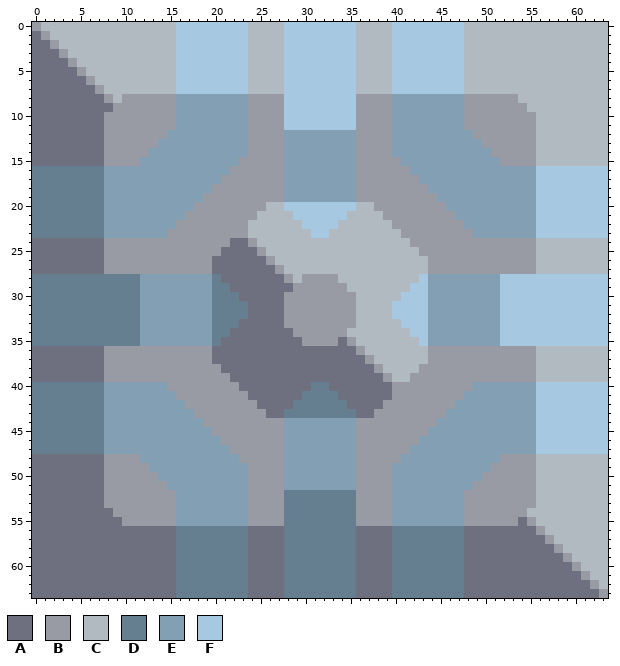
Edited in one commit: pixel-art sprite (sprites/electrium-tower.png). The first picture shows the starting point.
The file is 64x64 pixels.
Palette (. is transparent): A #6e7080  B #989aa4  C #b0bac0  D #657e90  E #839fb4  F #a7c8e1
Pixels before, first column x 0:
 0 BCCCCCCCCCCCCCCCFFFFFFFFCCCCFFFFFFFFCCCCFFFFFFFFCCCCCCCCCCCCCCCC
 1 ABCCCCCCCCCCCCCCFFFFFFFFCCCCFFFFFFFFCCCCFFFFFFFFCCCCCCCCCCCCCCCC
 2 AABCCCCCCCCCCCCCFFFFFFFFCCCCFFFFFFFFCCCCFFFFFFFFCCCCCCCCCCCCCCCC
 3 AAABCCCCCCCCCCCCFFFFFFFFCCCCFFFFFFFFCCCCFFFFFFFFCCCCCCCCCCCCCCCC
 4 AAAABCCCCCCCCCCCFFFFFFFFCCCCFFFFFFFFCCCCFFFFFFFFCCCCCCCCCCCCCCCC
 5 AAAAABCCCCCCCCCCFFFFFFFFCCCCFFFFFFFFCCCCFFFFFFFFCCCCCCCCCCCCCCCC
 6 AAAAAABCCCCCCCCCFFFFFFFFCCCCFFFFFFFFCCCCFFFFFFFFCCCCCCCCCCCCCCCC
 7 AAAAAAABCCCCCCCCFFFFFFFFCCCCFFFFFFFFCCCCFFFFFFFFCCCCCCCCCCCCCCCC
 8 AAAAAAAABCBBBBBBEEEEEEEEBBBBFFFFFFFFBBBBEEEEEEEEBBBBBBCCCCCCCCCC
 9 AAAAAAAAABBBBBBBEEEEEEEEBBBBFFFFFFFFBBBBEEEEEEEEBBBBBBBCCCCCCCCC
10 AAAAAAAABBBBBBBBEEEEEEEEBBBBFFFFFFFFBBBBEEEEEEEEBBBBBBBBCCCCCCCC
11 AAAAAAAABBBBBBBBEEEEEEEEBBBBFFFFFFFFBBBBEEEEEEEEBBBBBBBBCCCCCCCC
12 AAAAAAAABBBBBBBEEEEEEEEEBBBBEEEEEEEEBBBBEEEEEEEEEBBBBBBBCCCCCCCC
13 AAAAAAAABBBBBBEEEEEEEEEEBBBBEEEEEEEEBBBBEEEEEEEEEEBBBBBBCCCCCCCC
14 AAAAAAAABBBBBEEEEEEEEEEEBBBBEEEEEEEEBBBBEEEEEEEEEEEBBBBBCCCCCCCC
15 AAAAAAAABBBBEEEEEEEEEEEBBBBBEEEEEEEEBBBBBEEEEEEEEEEEBBBBCCCCCCCC
16 DDDDDDDDEEEEEEEEEEEEEEBBBBBBEEEEEEEEBBBBBBEEEEEEEEEEEEEEFFFFFFFF
17 DDDDDDDDEEEEEEEEEEEEEBBBBBBBEEEEEEEEBBBBBBBEEEEEEEEEEEEEFFFFFFFF
18 DDDDDDDDEEEEEEEEEEEEBBBBBBBBEEEEEEEEBBBBBBBBEEEEEEEEEEEEFFFFFFFF
19 DDDDDDDDEEEEEEEEEEEBBBBBBBBBEEEEEEEEBBBBBBBBBEEEEEEEEEEEFFFFFFFF
20 DDDDDDDDEEEEEEEEEEBBBBBBBBCCFFFFFFFFCCBBBBBBBBEEEEEEEEEEFFFFFFFF
21 DDDDDDDDEEEEEEEEEBBBBBBBBCCCCFFFFFFCCCCBBBBBBBBEEEEEEEEEFFFFFFFF
22 DDDDDDDDEEEEEEEEBBBBBBBBCCCCCCFFFFCCCCCCBBBBBBBBEEEEEEEEFFFFFFFF
23 DDDDDDDDEEEEEEEBBBBBBBBBCCCCCCCFFCCCCCCCCBBBBBBBBEEEEEEEFFFFFFFF
24 AAAAAAAABBBBBBBBBBBBBBAABCCCCCCCCCCCCCCCCCBBBBBBBBBBBBBBCCCCCCCC
25 AAAAAAAABBBBBBBBBBBBBAAAABCCCCCCCCCCCCCCCCCBBBBBBBBBBBBBCCCCCCCC
26 AAAAAAAABBBBBBBBBBBBAAAAAABCCCCCCCCCCCCCCCCCBBBBBBBBBBBBCCCCCCCC
27 AAAAAAAABBBBBBBBBBBBAAAAAAABCCCCCCCCCCCCCCCCBBBBBBBBBBBBCCCCCCCC
28 DDDDDDDDDDDDEEEEEEEEDAAAAAAABCBBBBCCCCCCCCCFEEEEEEEEFFFFFFFFFFFF
29 DDDDDDDDDDDDEEEEEEEEDDAAAAAAABBBBBBCCCCCCCFFEEEEEEEEFFFFFFFFFFFF
30 DDDDDDDDDDDDEEEEEEEEDDDAAAAABBBBBBBBCCCCCFFFEEEEEEEEFFFFFFFFFFFF
31 DDDDDDDDDDDDEEEEEEEEDDDDAAAABBBBBBBBCCCCFFFFEEEEEEEEFFFFFFFFFFFF
32 DDDDDDDDDDDDEEEEEEEEDDDDAAAABBBBBBBBCCCCFFFFEEEEEEEEFFFFFFFFFFFF
33 DDDDDDDDDDDDEEEEEEEEDDDAAAAABBBBBBBBCCCCCFFFEEEEEEEEFFFFFFFFFFFF
34 DDDDDDDDDDDDEEEEEEEEDDAAAAAAABBBBBBCCCCCCCFFEEEEEEEEFFFFFFFFFFFF
35 DDDDDDDDDDDDEEEEEEEEDAAAAAAAAABBBBABCCCCCCCFEEEEEEEEFFFFFFFFFFFF
36 AAAAAAAABBBBBBBBBBBBAAAAAAAAAAAAAAAABCCCCCCCBBBBBBBBBBBBCCCCCCCC
37 AAAAAAAABBBBBBBBBBBBAAAAAAAAAAAAAAAAABCCCCCCBBBBBBBBBBBBCCCCCCCC
38 AAAAAAAABBBBBBBBBBBBBAAAAAAAAAAAAAAAAABCCCCBBBBBBBBBBBBBCCCCCCCC
39 AAAAAAAABBBBBBBBBBBBBBAAAAAAAAAAAAAAAAABCCBBBBBBBBBBBBBBCCCCCCCC
40 DDDDDDDDEEEEEEEBBBBBBBBAAAAAAAADDAAAAAAABBBBBBBBBEEEEEEEFFFFFFFF
41 DDDDDDDDEEEEEEEEBBBBBBBBAAAAAADDDDAAAAAABBBBBBBBEEEEEEEEFFFFFFFF
42 DDDDDDDDEEEEEEEEEBBBBBBBBAAAADDDDDDAAAABBBBBBBBEEEEEEEEEFFFFFFFF
43 DDDDDDDDEEEEEEEEEEBBBBBBBBAADDDDDDDDAABBBBBBBBEEEEEEEEEEFFFFFFFF
44 DDDDDDDDEEEEEEEEEEEBBBBBBBBBEEEEEEEEBBBBBBBBBEEEEEEEEEEEFFFFFFFF
45 DDDDDDDDEEEEEEEEEEEEBBBBBBBBEEEEEEEEBBBBBBBBEEEEEEEEEEEEFFFFFFFF
46 DDDDDDDDEEEEEEEEEEEEEBBBBBBBEEEEEEEEBBBBBBBEEEEEEEEEEEEEFFFFFFFF
47 DDDDDDDDEEEEEEEEEEEEEEBBBBBBEEEEEEEEBBBBBBEEEEEEEEEEEEEEFFFFFFFF
48 AAAAAAAABBBBEEEEEEEEEEEBBBBBEEEEEEEEBBBBBEEEEEEEEEEEBBBBCCCCCCCC
49 AAAAAAAABBBBBEEEEEEEEEEEBBBBEEEEEEEEBBBBEEEEEEEEEEEBBBBBCCCCCCCC
50 AAAAAAAABBBBBBEEEEEEEEEEBBBBEEEEEEEEBBBBEEEEEEEEEEBBBBBBCCCCCCCC
51 AAAAAAAABBBBBBBEEEEEEEEEBBBBEEEEEEEEBBBBEEEEEEEEEBBBBBBBCCCCCCCC
52 AAAAAAAABBBBBBBBEEEEEEEEBBBBDDDDDDDDBBBBEEEEEEEEBBBBBBBBCCCCCCCC
53 AAAAAAAABBBBBBBBEEEEEEEEBBBBDDDDDDDDBBBBEEEEEEEEBBBBBBBBCCCCCCCC
54 AAAAAAAAABBBBBBBEEEEEEEEBBBBDDDDDDDDBBBBEEEEEEEEBBBBBBBCCCCCCCCC
55 AAAAAAAAAABBBBBBEEEEEEEEBBBBDDDDDDDDBBBBEEEEEEEEBBBBBBABCCCCCCCC
56 AAAAAAAAAAAAAAAADDDDDDDDAAAADDDDDDDDAAAADDDDDDDDAAAAAAAABCCCCCCC
57 AAAAAAAAAAAAAAAADDDDDDDDAAAADDDDDDDDAAAADDDDDDDDAAAAAAAAABCCCCCC
58 AAAAAAAAAAAAAAAADDDDDDDDAAAADDDDDDDDAAAADDDDDDDDAAAAAAAAAABCCCCC
59 AAAAAAAAAAAAAAAADDDDDDDDAAAADDDDDDDDAAAADDDDDDDDAAAAAAAAAAABCCCC
60 AAAAAAAAAAAAAAAADDDDDDDDAAAADDDDDDDDAAAADDDDDDDDAAAAAAAAAAAABCCC
61 AAAAAAAAAAAAAAAADDDDDDDDAAAADDDDDDDDAAAADDDDDDDDAAAAAAAAAAAAABCC
62 AAAAAAAAAAAAAAAADDDDDDDDAAAADDDDDDDDAAAADDDDDDDDAAAAAAAAAAAAAABC
63 AAAAAAAAAAAAAAAADDDDDDDDAAAADDDDDDDDAAAADDDDDDDDAAAAAAAAAAAAAAAB
Now the later version:
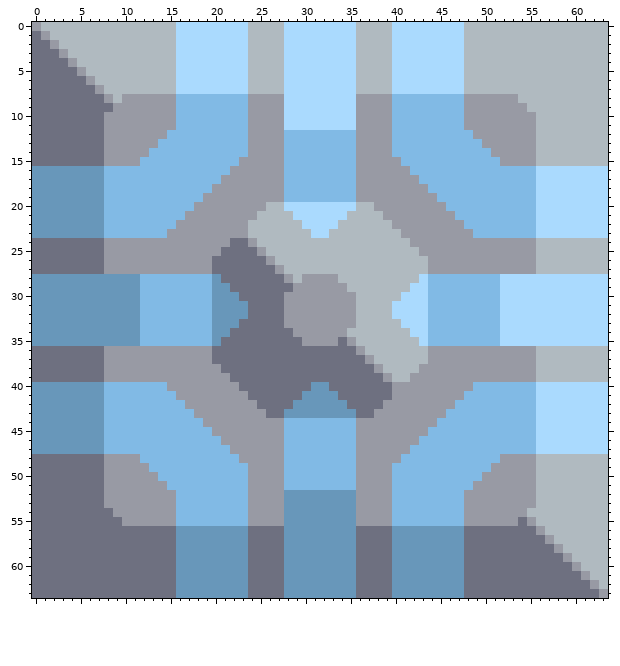
Diff:
colour D: #657e90 -> #6897ba
colour E: #839fb4 -> #81bae5
colour F: #a7c8e1 -> #aadafe
Changed places in both pictures, as pixel boxes (x1, y1, x2, y2):
changed: (32, 22, 248, 238)
changed: (284, 22, 356, 238)
changed: (392, 22, 608, 238)
changed: (32, 274, 248, 346)
changed: (392, 274, 608, 346)
changed: (32, 382, 248, 598)
changed: (284, 382, 356, 598)
changed: (392, 382, 608, 598)
